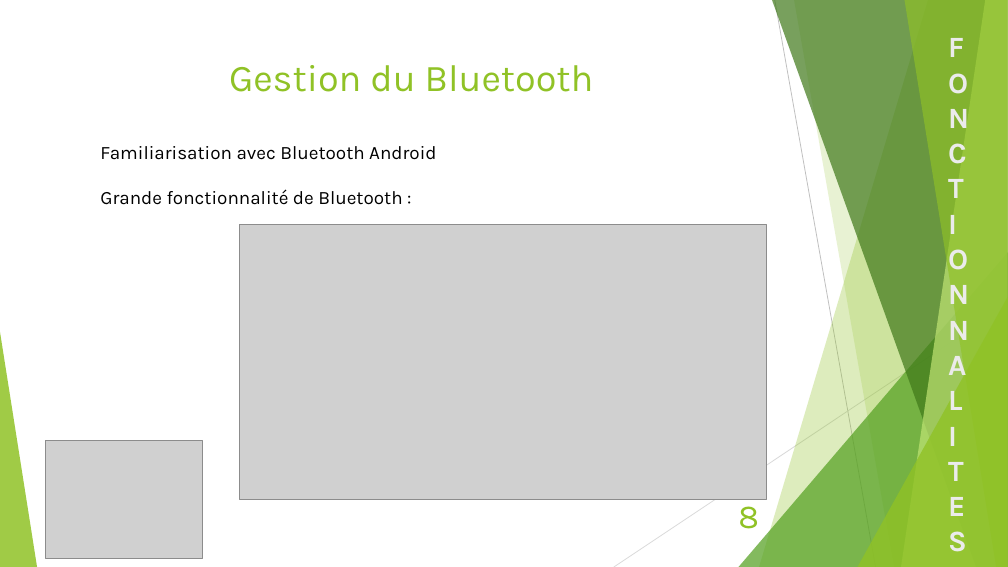
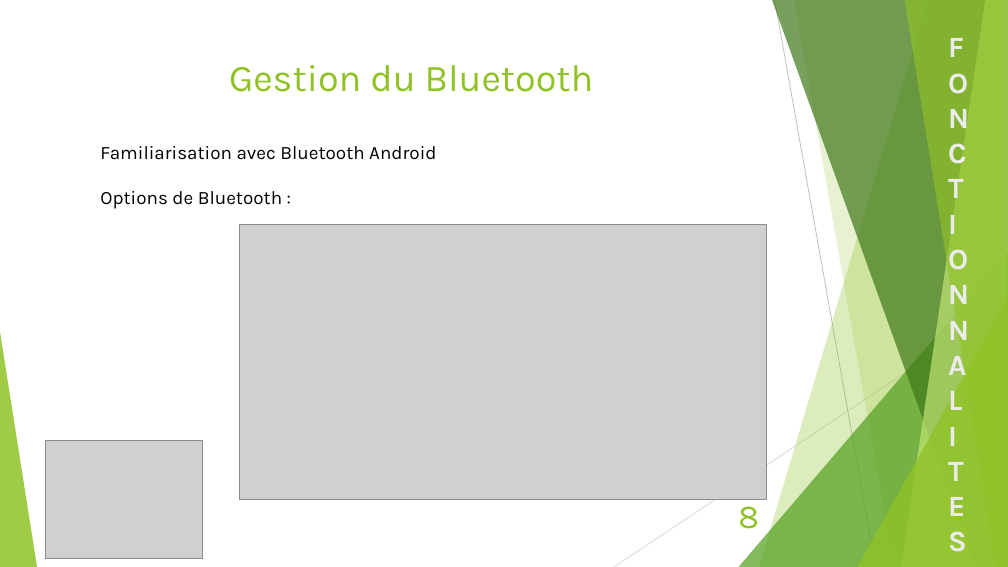
Before and after one commit to DOMEYD/Brainwave, a slide deck: slide 8 of RapportProjet/Projet Brainwaves.pptx. Drawn at 1008x567 pixels with LibreOffice and Linux fonts; fonts in the diff are those of the drawing; grey boxes stand for pictures. Boxes give left, top, right and bottom in pixels: in the first picture for what was removed or moved away, otherwise in the second. Text is boxed around its words. In the diff, an @@ line names an element or a change of style, - is before the commit and + after.

```diff
--- a/RapportProjet/Projet Brainwaves.pptx
+++ b/RapportProjet/Projet Brainwaves.pptx
@@ text at <box>100,191,282,209</box>: text changed @@
-Grande fonctionnalité de Bluetooth :
+Options de Bluetooth :
```
Also in this commit, not shown: 13 other slides changed.
